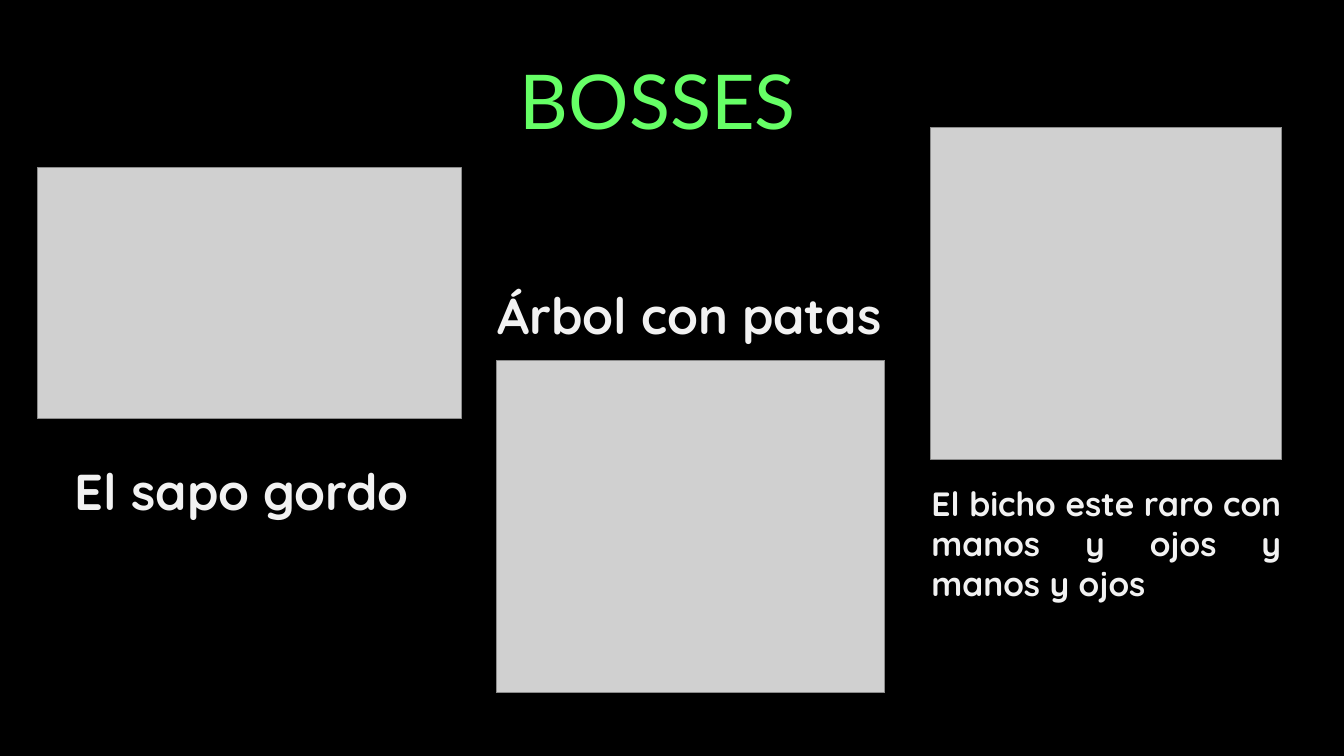
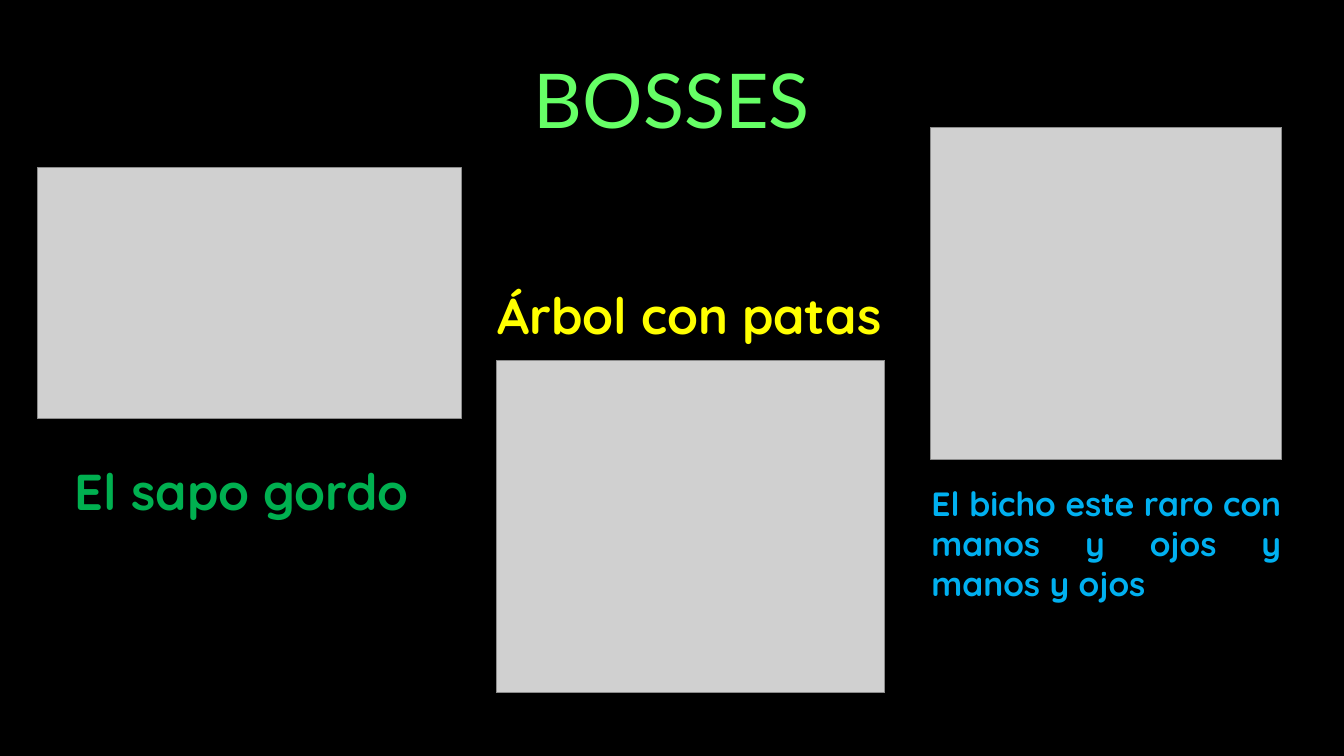
Before and after one commit to Xuppap-Inc/VerdantSorrow, a slide deck: slide 7 of Hitos/Presentacion hito 0.pptx. Drawn at 1344x756 pixels with LibreOffice and Linux fonts; fonts in the diff are those of the drawing; grey boxes stand for pictures. Boxes give left, top, right and bottom in pixels: in the first picture for what was removed or moved away, otherwise in the second. Text is boxed around its words. In the diff, an @@ line names an element or a change of style, - is before the commit and + after.

```diff
--- a/Hitos/Presentacion hito 0.pptx
+++ b/Hitos/Presentacion hito 0.pptx
@@ title "BOSSES" at <box>534,73,810,129</box>: alignment left to centre @@
@@ text "Árbol con patas" at <box>497,288,881,344</box>: text colour #F2F2F2 to #FFFF00 @@
@@ text "El sapo gordo" at <box>75,473,409,520</box>: text colour #F2F2F2 to #00B050 @@
@@ text "El bicho este raro con ..." at <box>931,491,1281,603</box>: text colour #F2F2F2 to #00B0F0 @@
```
Also in this commit, not shown: 3 other slides changed, 1 slide added, 1 slide removed.
